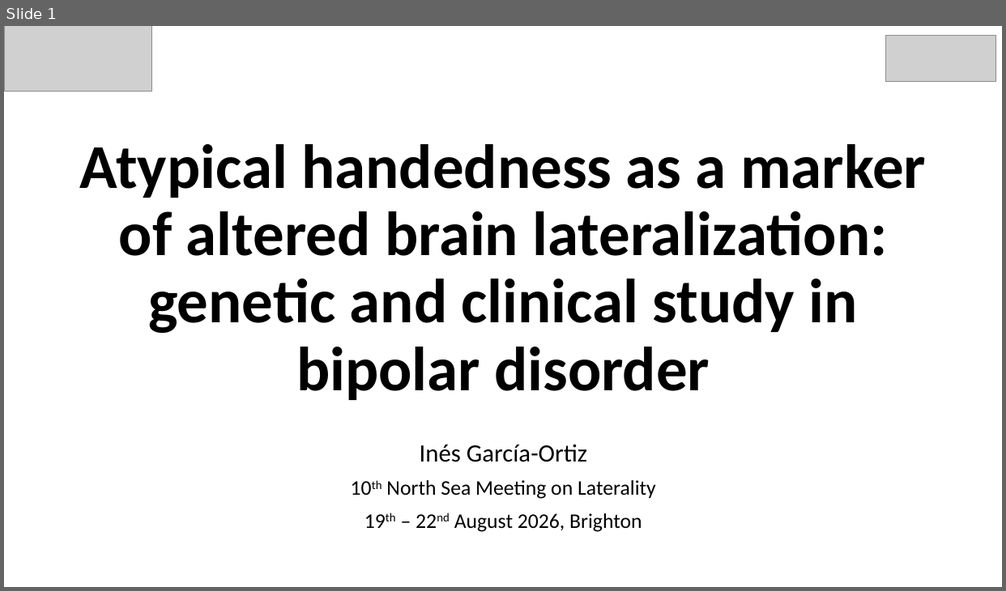
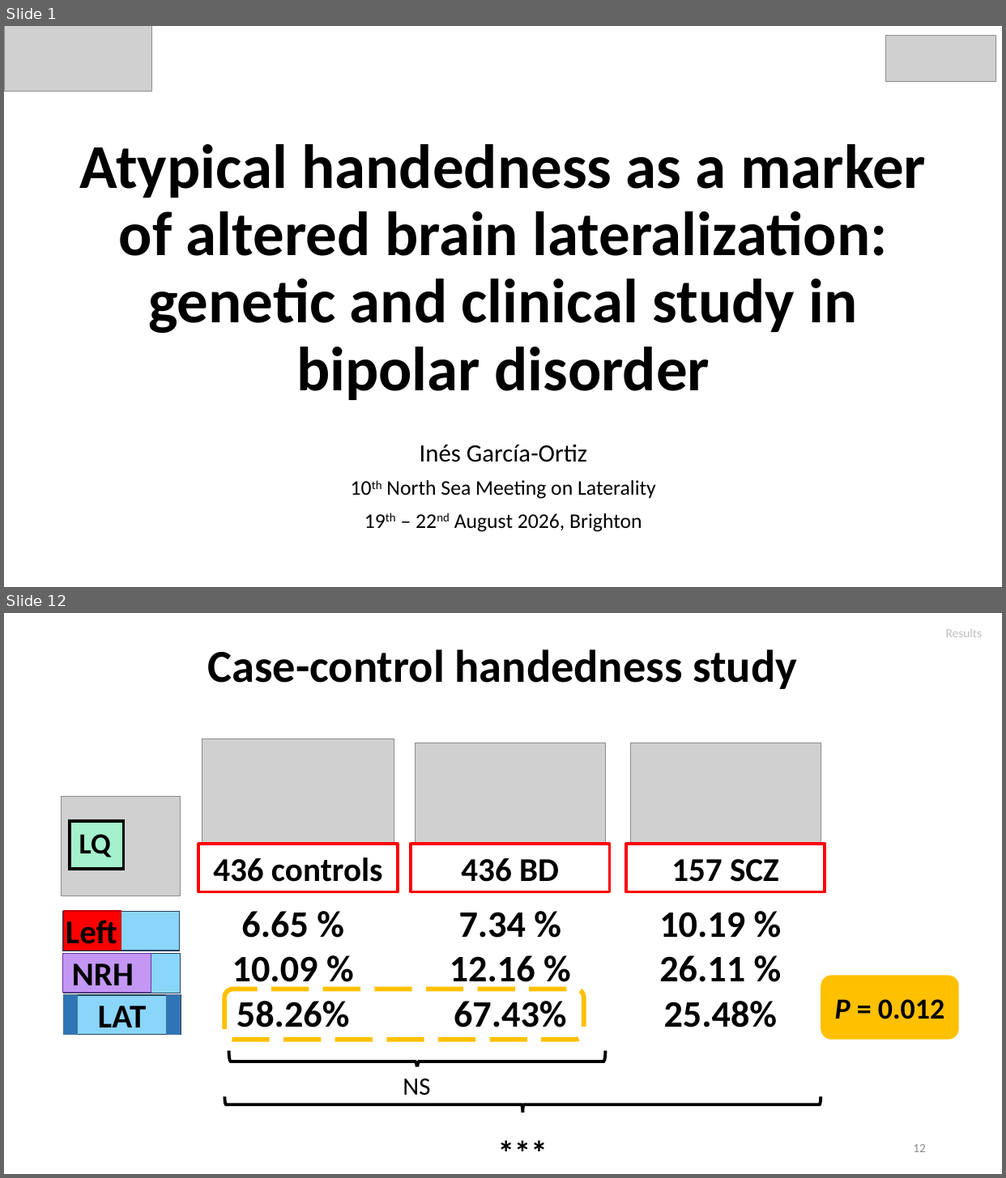
Before and after one commit to igarcia17/EHI_laterality, a slide deck: NorthSeaLateralityCongress_InesGarciaOrtiz.pptx. Shown one above the other, each under a label of ours: slide 1 before the commit, slides 1 and 12 after it; the slides between them are not shown. The pictures are 1006x591 and 1006x1178 pixels, drawn with LibreOffice and Linux fonts; fonts in the diff are those of the drawing; grey boxes stand for pictures. Boxes give left, top, right and bottom in pixels: in the first picture for what was removed or moved away, otherwise in the second. Text is boxed around its words. In the diff, an @@ line names an element or a change of style, - is before the commit and + after.

```diff
--- a/NorthSeaLateralityCongress_InesGarciaOrtiz.pptx
+++ b/NorthSeaLateralityCongress_InesGarciaOrtiz.pptx
@@ slide 12 added at (x1=4, y1=613, x2=1002, y2=1174), background #FFFFFF @@
@@ text added at (x1=946, y1=629, x2=982, y2=637), 12 pt, text #BFBFBF @@
+Results
@@ title added at (x1=207, y1=649, x2=797, y2=689), 44 pt, text #000000, bold @@
+Case-control handedness study
@@ picture added at (x1=202, y1=739, x2=394, y2=888) @@
@@ picture added at (x1=415, y1=743, x2=605, y2=892) @@
@@ picture added at (x1=631, y1=743, x2=820, y2=892) @@
@@ picture added at (x1=61, y1=796, x2=181, y2=896) @@
@@ rectangle added at (x1=70, y1=821, x2=124, y2=870), fill #A5F1CD, outline #000000 3 pt @@
@@ text added at (x1=79, y1=834, x2=111, y2=858), 28 pt, text #000000, bold @@
+LQ
@@ rectangle added at (x1=198, y1=845, x2=398, y2=892), fill #FFFFFF, outline #FF0000 3 pt, 32 pt, text #000000, bold @@
+436 controls
@@ rectangle added at (x1=411, y1=845, x2=610, y2=892), fill #FFFFFF, outline #FF0000 3 pt, 32 pt, text #000000, bold @@
+436 BD
@@ rectangle added at (x1=626, y1=845, x2=825, y2=892), fill #FFFFFF, outline #FF0000 3 pt, 32 pt, text #000000, bold @@
+157 SCZ
@@ rectangle added at (x1=63, y1=912, x2=180, y2=952), fill #8AD5FA, outline #28445D 1 pt @@
@@ rectangle added at (x1=63, y1=911, x2=121, y2=951), fill #FF0000, outline #C00000 1 pt @@
@@ text added at (x1=66, y1=920, x2=117, y2=952), 32 pt, text #000000, bold @@
+Left
@@ text added at (x1=232, y1=911, x2=350, y2=1028), 36 pt, text #000000, bold @@
+6.65 %
+10.09 %
+58.26%
@@ text added at (x1=450, y1=912, x2=567, y2=1028), 36 pt, text #000000, bold @@
+7.34 %
+12.16 %
+67.43%
@@ text added at (x1=659, y1=912, x2=778, y2=1028), 36 pt, text #000000, bold @@
+10.19 %
+26.11 %
+25.48%
@@ rectangle added at (x1=63, y1=954, x2=151, y2=994), fill #C397F3, outline #7030A0 1 pt @@
@@ rectangle added at (x1=64, y1=954, x2=181, y2=994), fill #8AD5FA, outline #28445D 1 pt @@
@@ text added at (x1=72, y1=964, x2=134, y2=994), 32 pt, text #000000, bold @@
+NRH
@@ rounded rectangle added at (x1=820, y1=975, x2=959, y2=1040), fill #FFC000, 28 pt, text #000000, bold @@
+P = 0.012
@@ rounded rectangle added at (x1=225, y1=990, x2=584, y2=1040), outline #FFC000 4.5 pt dashed @@
@@ group added at (x1=63, y1=995, x2=181, y2=1036): 3 rectangles, 1 text @@
+LAT
@@ right brace added at (x1=228, y1=1051, x2=605, y2=1072), outline #000000 3 pt @@
@@ right brace added at (x1=224, y1=1097, x2=820, y2=1113), outline #000000 3 pt @@
@@ text added at (x1=403, y1=1079, x2=430, y2=1096), 24 pt, text #000000 @@
+NS
@@ text added at (x1=473, y1=1128, x2=573, y2=1174), 32 pt, text #000000, bold @@
+***
@@ page number added at (x1=913, y1=1144, x2=926, y2=1152), 12 pt, text #8C8C8C @@
+12
```
Also in this commit, not shown: 9 slides changed, 8 other slides added, 3 slides removed, 8 other files.
